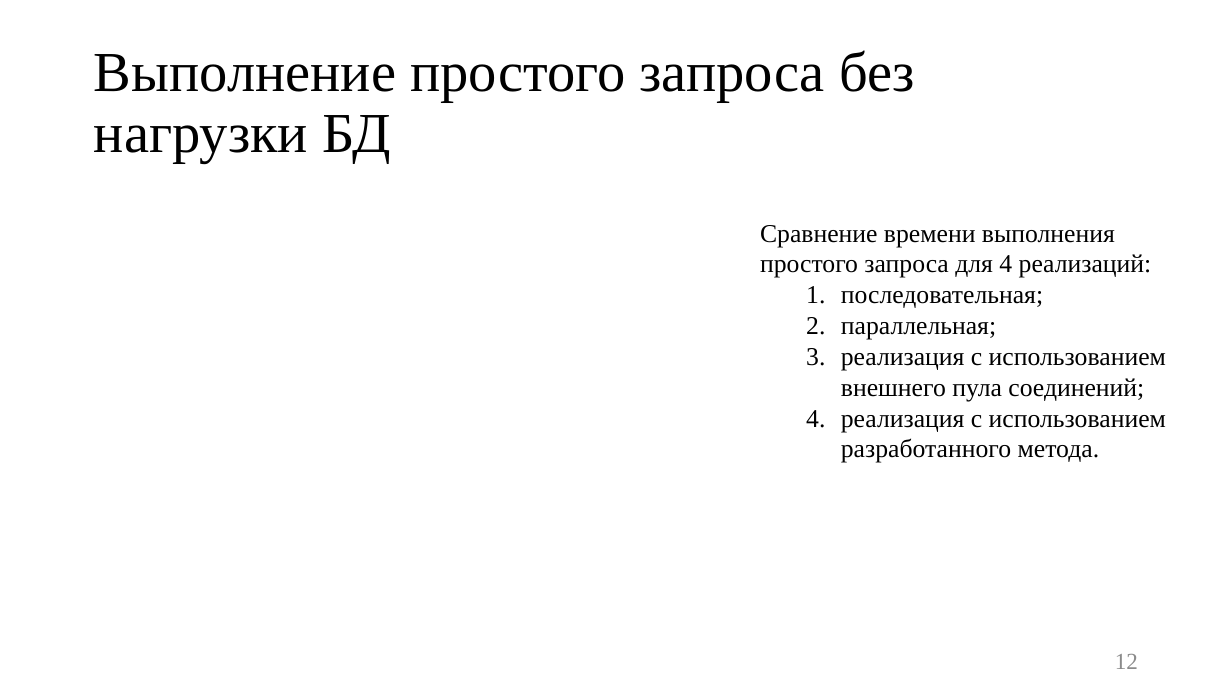
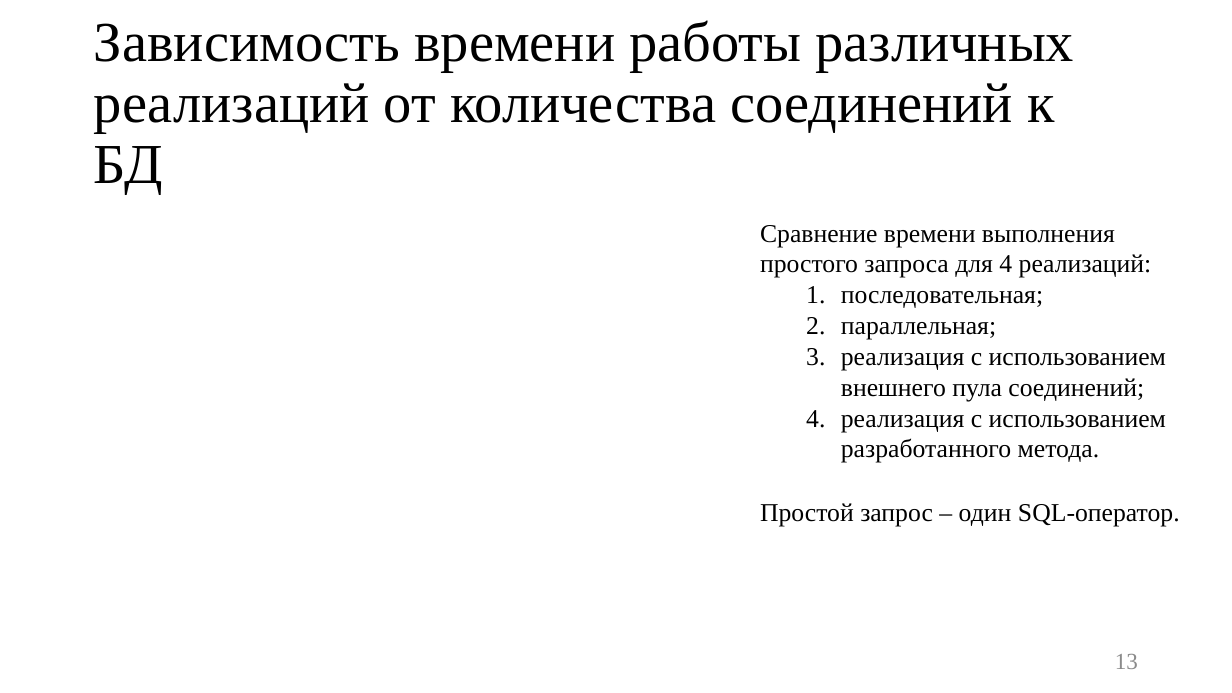
Before and after one commit to platosha-git/Diplom-theory, a slide deck: slide 13 of Презентация.pptx (slide 12 before the commit). Drawn at 1232x693 pixels with LibreOffice and Linux fonts; fonts in the diff are those of the drawing. Boxes give left, top, right and bottom in pixels: in the first picture for what was removed or moved away, otherwise in the second. Text is boxed around its words. In the diff, an @@ line names an element or a change of style, - is before the commit and + after.

```diff
--- a/Презентация.pptx
+++ b/Презентация.pptx
@@ title at (94,20,1075,194): text changed @@
-Выполнение простого запроса без нагрузки БД
+Зависимость времени работы различных реализаций от количества соединений к БД
@@ text added at (760,503,1180,526), 20 pt, text #000000 @@
+Простой запрос – один SQL-оператор.
@@ page number at (1115,654,1138,669): text changed @@
-12
+13
```
Also in this commit, not shown: 10 other slides changed, 3 slides added, 2 slides removed, 10 other files.
